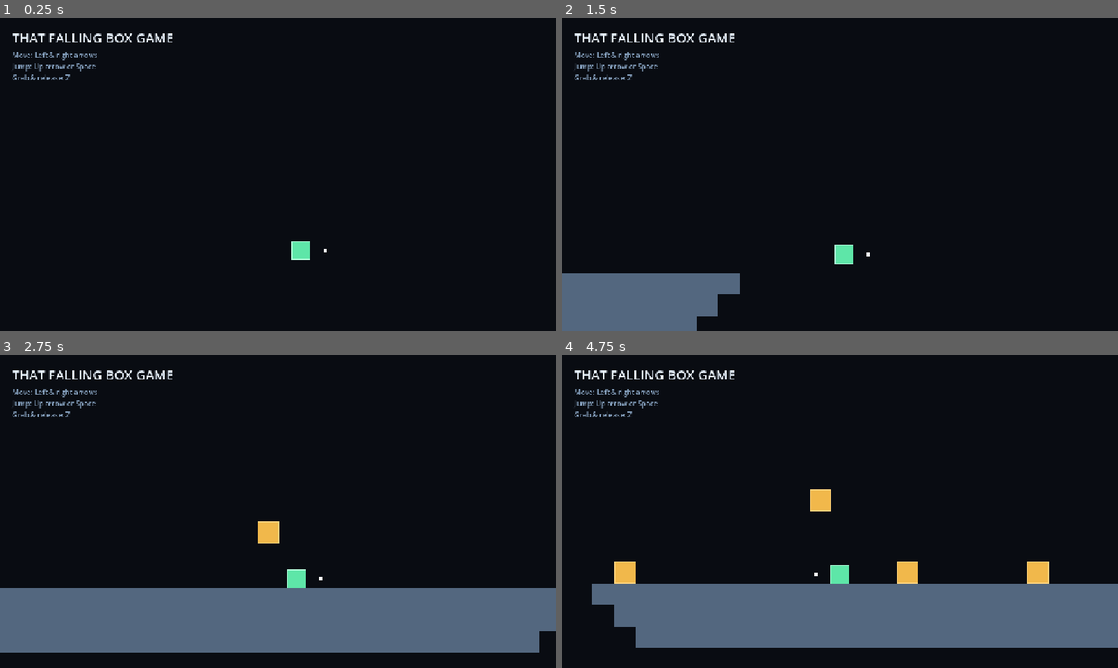
Above: before the commit, frames 1-4 (two rows, left to right).
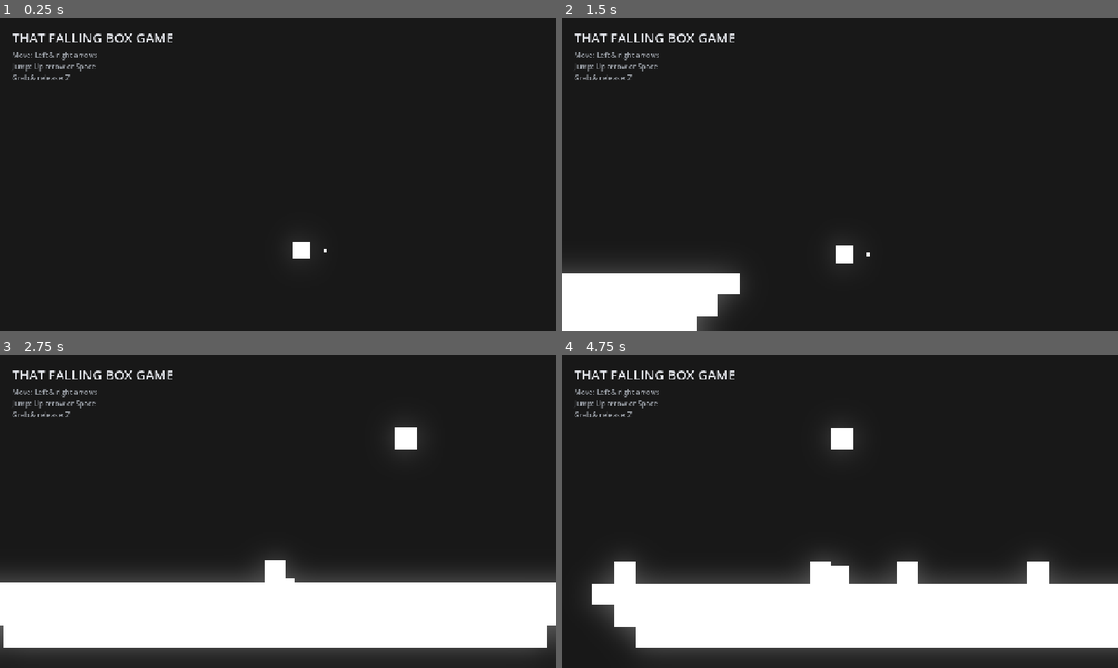
Above: after the commit, the same moments.

Repository: itsMapleLeaf/falling-box
Game: Godot game, scene res://src/main.tscn
Same seed, same stepped clock (60 frames per second), same inputs: the game is played once before the commit and once after it.
Inputs (mouse positions are in pixels of both pictures, inside the frame that each line leads up to):
- Up to frame 1 (0.25 s): no input
- Up to frame 2 (1.5 s): tap Enter at 0.5 s; move the mouse to (962, 158) at 0.52 s; hold Right (move_right) 0.53-1.25 s; tap I at 0.6 s; click (962, 158) at 0.67 s; tap Z (jump) at 0.77 s; drag from (728, 190) to (812, 237) at 1.27 s
- Up to frame 3 (2.75 s): move the mouse to (333, 442) at 2.02 s; hold Right (move_right) from 2.03 s (still down); tap Alt at 2.1 s
- Up to frame 4 (4.75 s): release Right (move_right) at 2.75 s; drag from (812, 574) to (673, 464) at 2.77 s; move the mouse to (1006, 558) at 3.52 s; hold Left (move_left) 3.53-4.25 s; tap I at 3.6 s; tap Z (jump) at 3.77 s; drag from (673, 464) to (756, 433) at 4.27 s

The runs differ from the first frame. In frame 1, 0.5% of the frame differs, in the area x 2-57%, y 10-79%; in frame 2, 7.9%; in frame 3, 33%, in the area x 0-100%, y 10-100%; in frame 4, 32%.

Commit message:
glow effect for fun

Diff:
--- a/project.godot
+++ b/project.godot
@@ -65,4 +65,5 @@
 textures/canvas_textures/default_texture_filter=0
 renderer/rendering_method="gl_compatibility"
 renderer/rendering_method.mobile="gl_compatibility"
-environment/defaults/default_clear_color=Color(0.035, 0.047, 0.071, 1)
+viewport/hdr_2d=true
+environment/defaults/default_clear_color=Color(0.10643565, 0.10643565, 0.106435634, 1)
--- a/src/falling_box.tscn
+++ b/src/falling_box.tscn
@@ -2,11 +2,8 @@
 
 [ext_resource type="Script" uid="uid://02ykwuio0e6p" path="res://src/falling_box.gd" id="1_box"]
 
-[sub_resource type="QuadMesh" id="QuadMesh_outline"]
+[sub_resource type="QuadMesh" id="QuadMesh_body"]
 size = Vector2(50, 50)
-
-[sub_resource type="QuadMesh" id="QuadMesh_body"]
-size = Vector2(46, 46)
 
 [sub_resource type="RectangleShape2D" id="RectangleShape2D_box"]
 size = Vector2(48, 50)
@@ -15,17 +12,10 @@
 collision_layer = 4
 collision_mask = 5
 script = ExtResource("1_box")
-visual = NodePath("Visual")
+visual = NodePath("Body")
 hitbox = NodePath("Hitbox")
 
-[node name="Visual" type="Node2D" parent="." unique_id=283610779]
-
-[node name="Outline" type="MeshInstance2D" parent="Visual" unique_id=2140850422]
-modulate = Color(1, 0.831, 0.49, 1)
-mesh = SubResource("QuadMesh_outline")
-
-[node name="Body" type="MeshInstance2D" parent="Visual" unique_id=1464034138]
-modulate = Color(0.945, 0.722, 0.294, 1)
+[node name="Body" type="MeshInstance2D" parent="." unique_id=1464034138]
 mesh = SubResource("QuadMesh_body")
 
 [node name="Hitbox" type="CollisionShape2D" parent="." unique_id=1674640445]
--- a/src/main.tscn
+++ b/src/main.tscn
@@ -6,35 +6,14 @@
 [ext_resource type="PackedScene" uid="uid://b6hwok27qogib" path="res://src/falling_box.tscn" id="3_box"]
 [ext_resource type="Script" uid="uid://b1ppimynnjxmx" path="res://src/falling_box_spawner.gd" id="4_spawner"]
 
-[sub_resource type="Shader" id="Shader_grid"]
-code = "shader_type canvas_item;
-
-void fragment() {
-	vec2 cell = fract(UV * vec2(25.6, 14.4));
-	float vertical = 1.0 - step(0.025, cell.x);
-	float horizontal = 1.0 - step(0.025, cell.y);
-	float line = max(vertical, horizontal);
-	vec4 background = vec4(0.035, 0.067, 0.122, 1.0);
-	vec4 grid = vec4(0.086, 0.149, 0.227, 1.0);
-	COLOR = mix(background, grid, line);
-}
-"
-
-[sub_resource type="ShaderMaterial" id="ShaderMaterial_grid"]
-shader = SubResource("Shader_grid")
-
-[sub_resource type="QuadMesh" id="QuadMesh_background"]
-size = Vector2(1280, 720)
+[sub_resource type="Environment" id="Environment_h5w0j"]
+background_mode = 3
+glow_enabled = true
+glow_intensity = 0.19
 
 [node name="Main" type="Node2D" unique_id=1989960642]
+modulate = Color(2.3243644, 2.3243644, 2.3243644, 1)
 script = ExtResource("1_main")
-
-[node name="Background" type="MeshInstance2D" parent="." unique_id=738097782]
-visible = false
-z_index = -100
-material = SubResource("ShaderMaterial_grid")
-position = Vector2(640, 360)
-mesh = SubResource("QuadMesh_background")
 
 [node name="Platform" parent="." unique_id=1814969820 instance=ExtResource("2_5q4o7")]
 size_in_cells = Vector2i(29, 1)
@@ -80,7 +59,7 @@
 spawn_timer = NodePath("Timer")
 
 [node name="Timer" type="Timer" parent="BoxSpawner" unique_id=1876258002]
-wait_time = 0.7
+wait_time = 0.5
 autostart = true
 
 [node name="Interface" type="CanvasLayer" parent="." unique_id=149482746]
@@ -101,14 +80,17 @@
 
 [node name="Title" type="Label" parent="Interface/Margin/Layout" unique_id=1637956605]
 layout_mode = 2
-theme_override_colors/font_color = Color(0.92, 0.96, 1, 1)
+theme_override_colors/font_color = Color(0.9, 0.91, 0.93, 1)
 theme_override_font_sizes/font_size = 30
 text = "THAT FALLING BOX GAME"
 
 [node name="Status" type="Label" parent="Interface/Margin/Layout" unique_id=1046716318]
 layout_mode = 2
-theme_override_colors/font_color = Color(0.55, 0.66, 0.78, 1)
+theme_override_colors/font_color = Color(0.62, 0.64, 0.67, 1)
 theme_override_font_sizes/font_size = 16
 text = "Move: Left & right arrows
 Jump: Up arrow or Space
 Grab & release: Z"
+
+[node name="WorldEnvironment" type="WorldEnvironment" parent="." unique_id=1587856842]
+environment = SubResource("Environment_h5w0j")
--- a/src/platform.tscn
+++ b/src/platform.tscn
@@ -14,7 +14,6 @@
 hitbox = NodePath("Hitbox")
 
 [node name="Body" type="MeshInstance2D" parent="." unique_id=715972331]
-modulate = Color(0.325, 0.404, 0.498, 1)
 mesh = SubResource("QuadMesh_0ouva")
 
 [node name="Hitbox" type="CollisionShape2D" parent="." unique_id=1986253154]
--- a/src/player.tscn
+++ b/src/player.tscn
@@ -1,9 +1,6 @@
 [gd_scene format=3 uid="uid://dgfxlv2n2qtvd"]
 
 [ext_resource type="Script" uid="uid://di0e16vca8oa3" path="res://src/player.gd" id="1_lowyb"]
-
-[sub_resource type="QuadMesh" id="QuadMesh_player_outline"]
-size = Vector2(44, 44)
 
 [sub_resource type="QuadMesh" id="QuadMesh_player"]
 size = Vector2(40, 40)
@@ -21,13 +18,7 @@
 cursor = NodePath("Cursor")
 camera = NodePath("Camera")
 
-[node name="Outline" type="MeshInstance2D" parent="." unique_id=1002280051]
-modulate = Color(0.706, 1, 0.863, 1)
-z_index = -1
-mesh = SubResource("QuadMesh_player_outline")
-
 [node name="Body" type="MeshInstance2D" parent="." unique_id=857442156]
-modulate = Color(0.369, 0.902, 0.659, 1)
 mesh = SubResource("QuadMesh_player")
 
 [node name="Cursor" type="MeshInstance2D" parent="." unique_id=1793711821]
